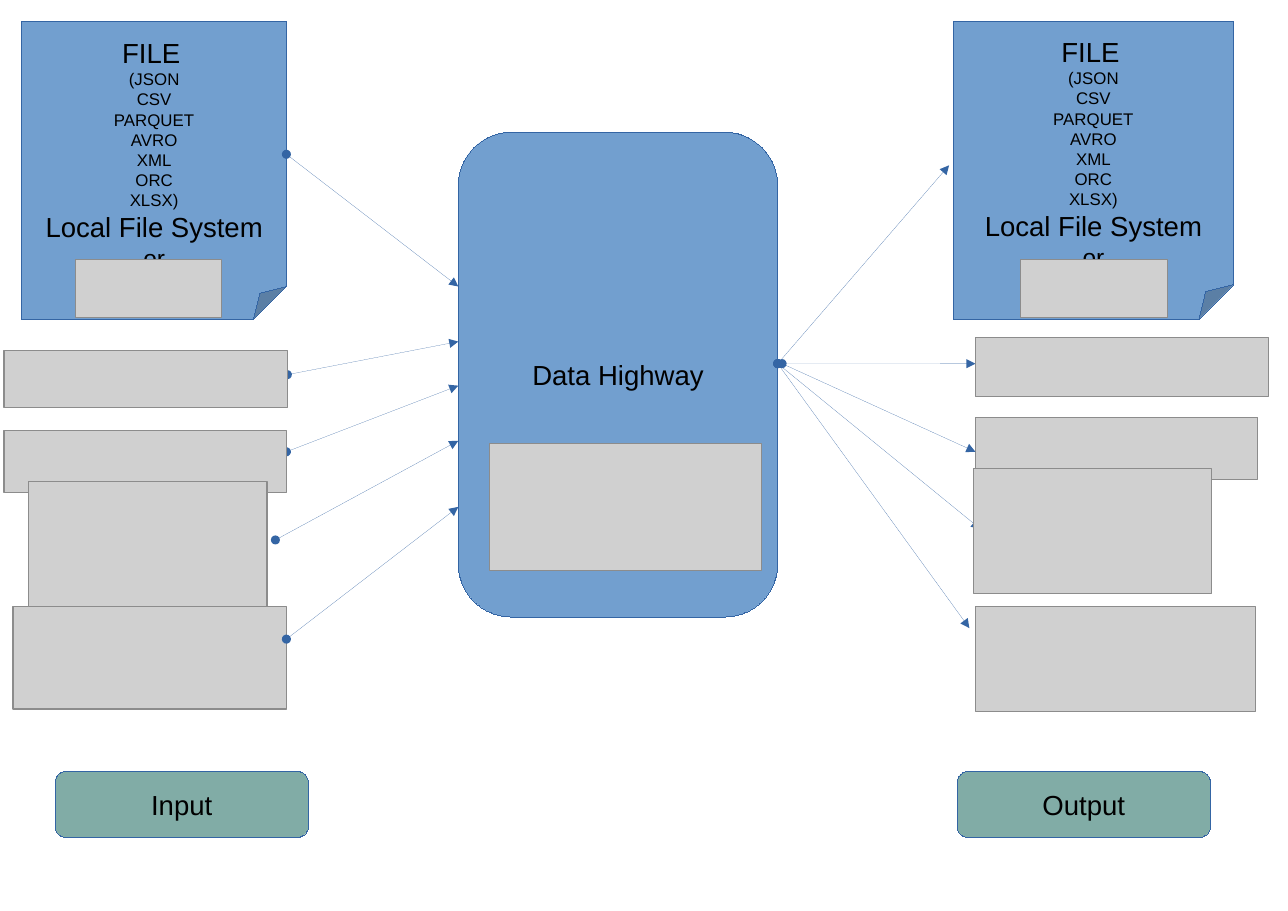
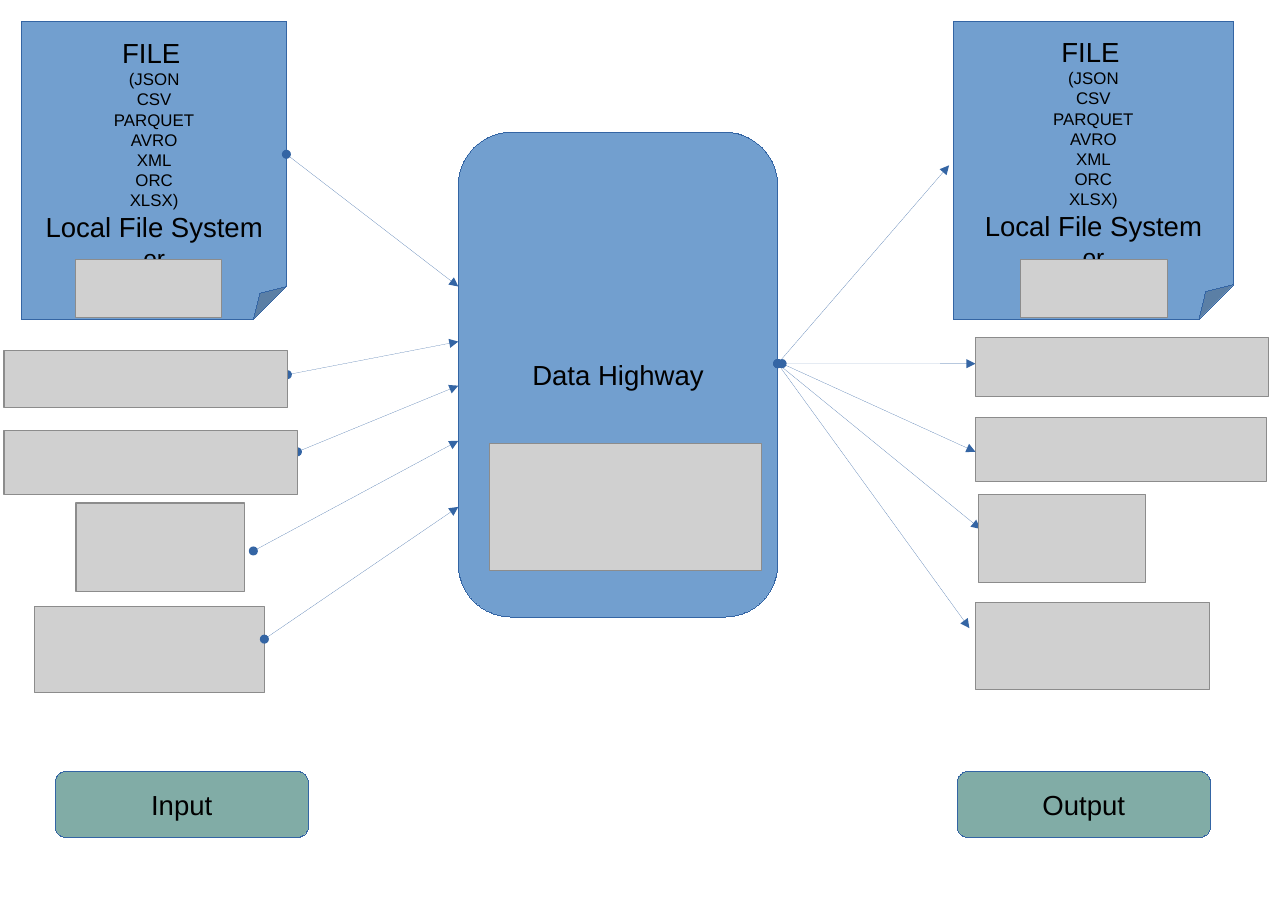
Before and after one commit to ghazi-naceur/data-highway, a slide deck: slide 1 of diagrams/schema.odp. Drawn at 1288x911 pixels with LibreOffice and Linux fonts; fonts in the diff are those of the drawing; grey boxes stand for pictures. Boxes give left, top, right and bottom in pixels: in the first picture for what was removed or moved away, otherwise in the second. Text is boxed around its words. In the diff, an @@ line names an element or a change of style, - is before the commit and + after.

```diff
--- a/diagrams/schema.odp
+++ b/diagrams/schema.odp
@@ double arrow moved from (286, 452) - (458, 386) to (297, 452) - (458, 386) @@
@@ picture: place and size @@
-picture at (976, 418, 1258, 479)
+picture at (976, 418, 1267, 481)
@@ picture: place and size @@
-picture at (4, 430, 286, 491)
+picture at (4, 430, 297, 495)
@@ double arrow moved from (275, 540) - (458, 441) to (253, 551) - (458, 441) @@
@@ picture: place and size @@
-picture at (29, 481, 268, 607)
+picture at (76, 504, 245, 592)
@@ double arrow moved from (286, 639) - (458, 507) to (264, 639) - (458, 507) @@
@@ picture: place and size @@
-picture at (974, 468, 1212, 594)
+picture at (978, 495, 1146, 583)
@@ picture: place and size @@
-picture at (13, 607, 286, 710)
+picture at (35, 607, 264, 693)
@@ picture: place and size @@
-picture at (976, 607, 1256, 712)
+picture at (976, 603, 1210, 690)
```
Also in this commit, not shown: 1 other file.
